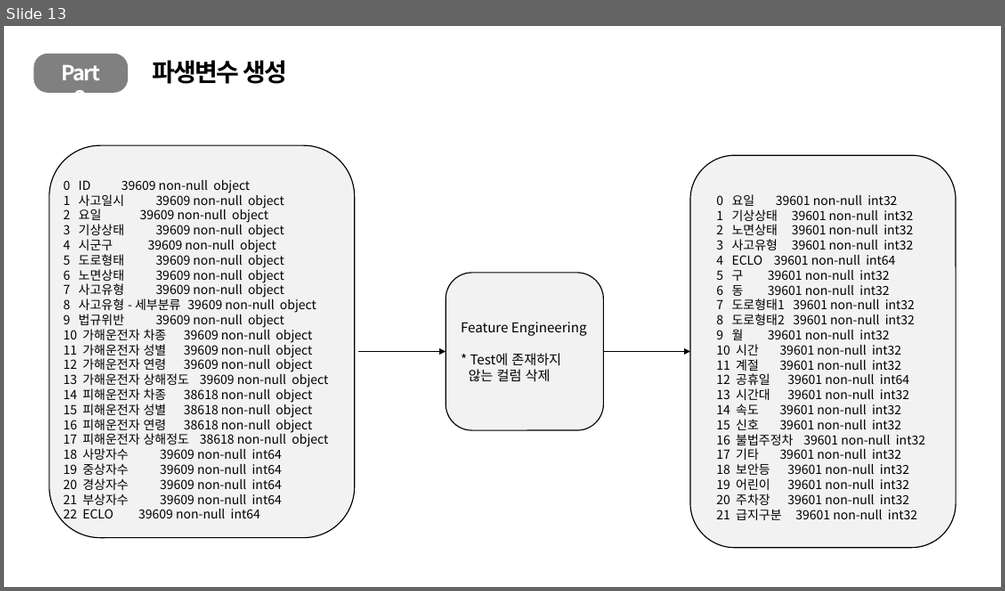
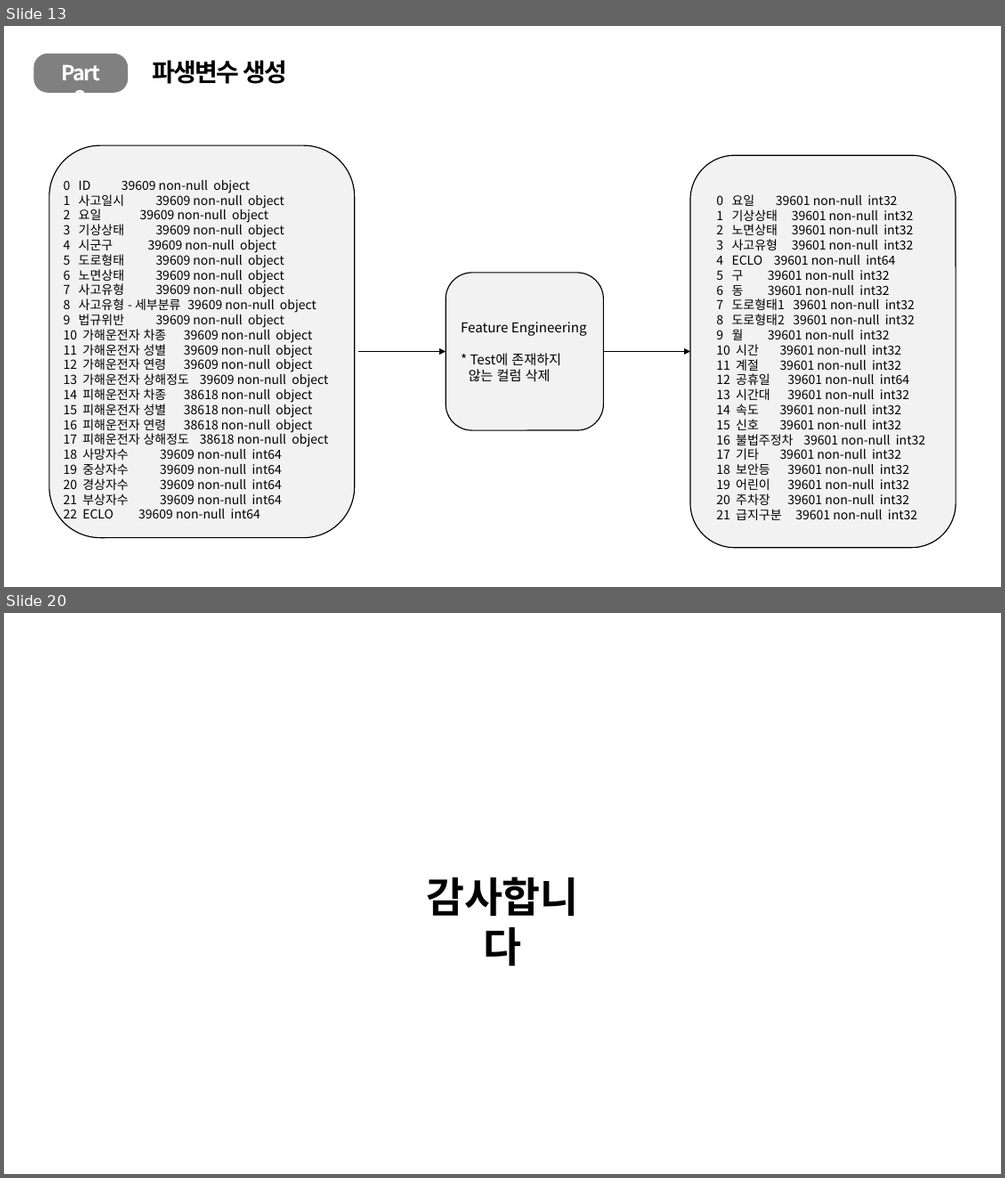
Before and after one commit to vvvjh112/DACON_Practice, a slide deck: Daegu/보고서/대구교통사고 예측.pptx. Shown one above the other, each under a label of ours: slide 13 before the commit, slides 13 and 20 after it; the slides between them are not shown. The pictures are 1005x591 and 1005x1178 pixels, drawn with LibreOffice and Linux fonts; fonts in the diff are those of the drawing; background and template pictures are left out. Boxes give left, top, right and bottom in pixels: in the first picture for what was removed or moved away, otherwise in the second. Text is boxed around its words. In the diff, an @@ line names an element or a change of style, - is before the commit and + after.

```diff
--- a/Daegu/보고서/대구교통사고 예측.pptx
+++ b/Daegu/보고서/대구교통사고 예측.pptx
@@ slide 20 added at (4,613,1001,1174), background picture (left out) @@
@@ text added at (426,876,579,966), 40 pt, text #000000, bold @@
+감사합니다
```
Also in this commit, not shown: 4 slides changed, 3 other slides added, 7 other files.
